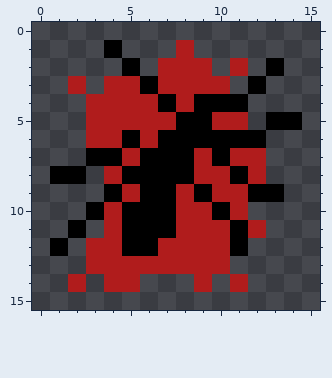
File history of a pixel-art sprite, assets/prey/prey3.png. Above, as it was before the edit.
The file is 16x16 pixels.
After:
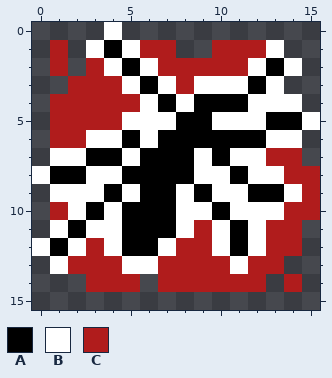
Palette (. is transparent): A #000000  B #ffffff  C #b01c1c
Diff:
y 0: x 4 . -> B
y 1: x 1 . -> C; x 3 . -> B; x 5..8 ...C -> BCC.; x 10..13 .... -> CCCB
y 2: x 1 . -> C; x 3..4 .. -> CB; x 6 . -> B; x 10 . -> C; x 12 . -> B; x 14 . -> B
y 3: x 3 . -> C; x 5 C -> B; x 7 C -> B; x 9..11 CC. -> BBB; x 13 . -> B
y 4: x 1..2 .. -> CC; x 6 C -> B; x 8 C -> B; x 12..14 ... -> BBB
y 5: x 1..2 .. -> CC; x 5..7 CCC -> BBB; x 10..12 CC. -> BBB; x 15 . -> B
y 6: x 1..4 ..CC -> CCBB; x 6 C -> B; x 13..14 .. -> BB
y 7: x 1..2 .. -> BB; x 5 C -> B; x 9 C -> B; x 11..14 CC.. -> BBCC
y 8: x 0 . -> B; x 3..4 .C -> BB; x 9..10 CC -> BB; x 12..15 C... -> BBCC
y 9: x 1..3 ... -> BBB; x 5 C -> B; x 8 C -> B; x 10..11 CC -> BB; x 14..15 .. -> BC
y 10: x 1..2 .. -> CB; x 4 C -> B; x 8..9 CC -> BB; x 11..15 C.... -> BBBCC
y 11: x 1 . -> B; x 3..4 .C -> BB; x 8 C -> B; x 10 C -> B; x 12..14 C.. -> BCC
y 12: x 0 . -> B; x 2 . -> B; x 4 C -> B; x 7 C -> B; x 10 C -> B; x 12..14 ... -> BCC
y 13: x 1..2 .. -> BC; x 5..6 CC -> BB; x 11..13 ... -> BCC
y 14: x 2..3 C. -> .C; x 7..8 .. -> CC; x 10 . -> C; x 12 . -> C; x 14 . -> C
Boxes around the changes in both pictures, in picture pixels (x1, y1, x2, y2):
changed: (32, 22, 320, 292)
